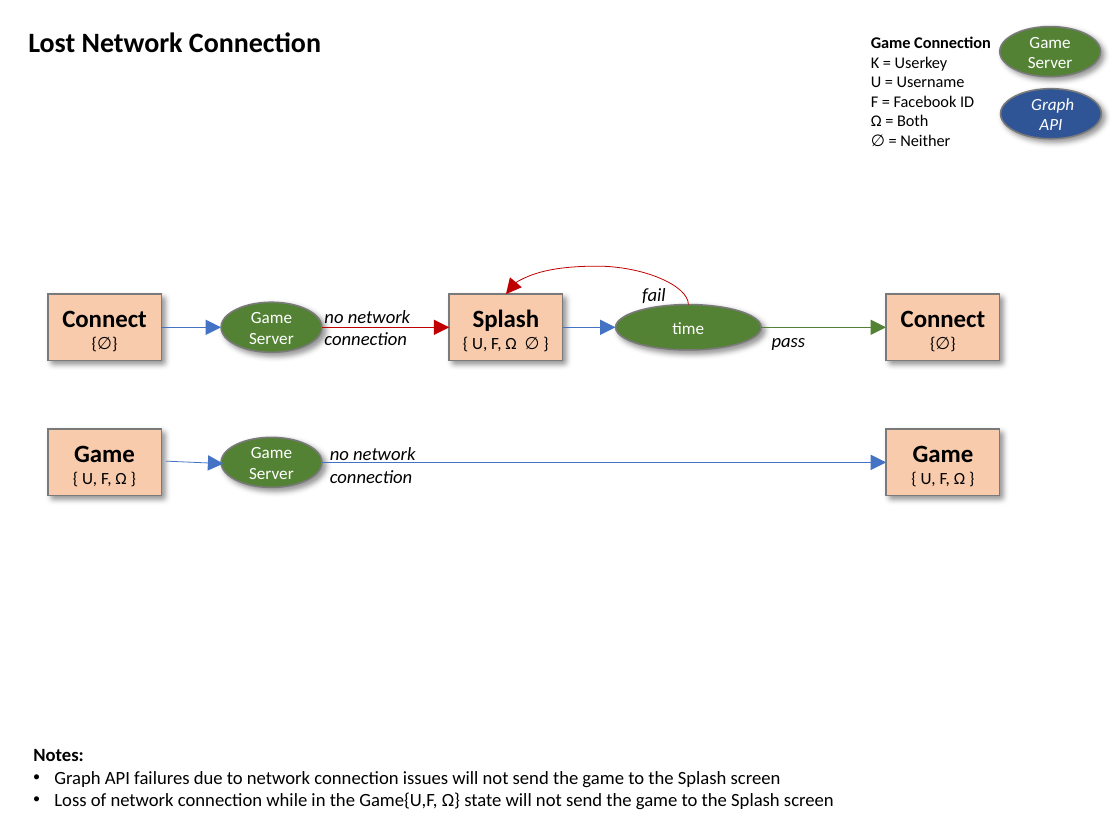
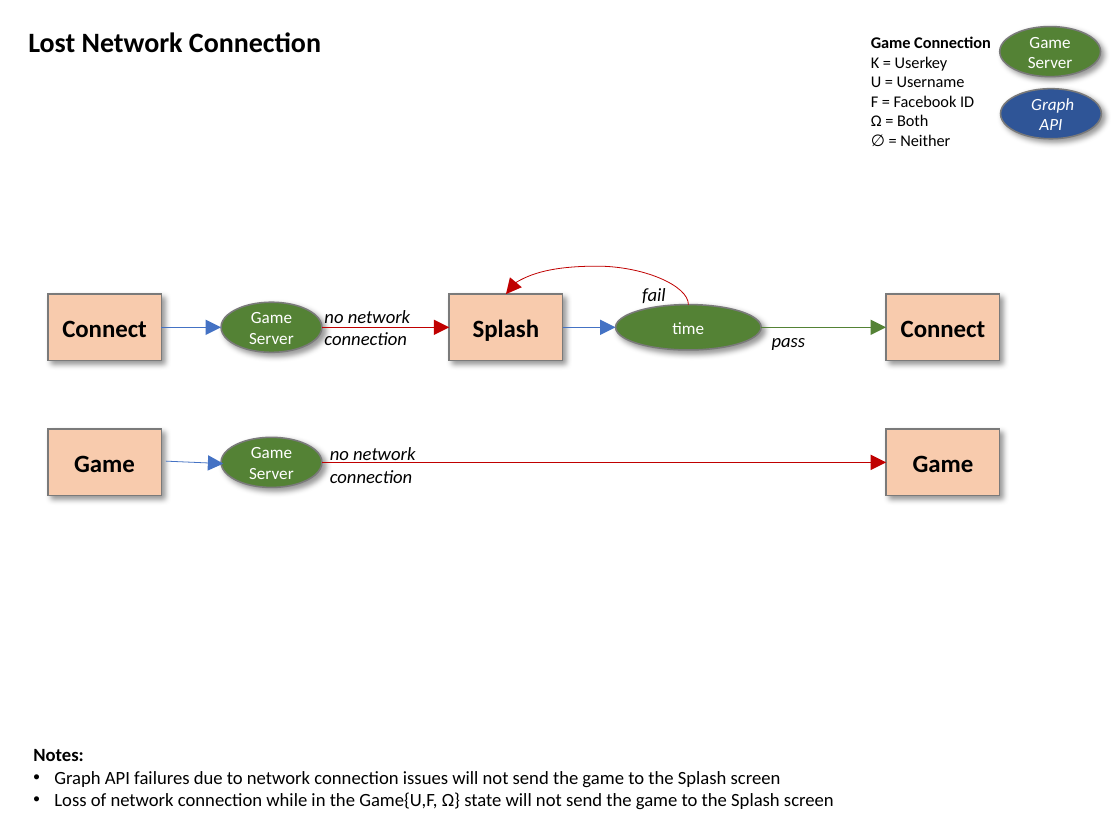
Before and after one commit to mikemayer67/TheGame, a slide deck: slide 7 of TheGameFlow.pptx (slide 8 before the commit). Drawn at 1120x840 pixels with LibreOffice and Linux fonts; fonts in the diff are those of the drawing. Boxes give left, top, right and bottom in pixels: in the first picture for what was removed or moved away, otherwise in the second. Text is boxed around its words. In the diff, an @@ line names an element or a change of style, - is before the commit and + after.

```diff
--- a/TheGameFlow.pptx
+++ b/TheGameFlow.pptx
@@ text in rectangle at (x1=62, y1=320, x2=147, y2=338): text changed @@
-Connect
-{∅}
+Connect
@@ text in rectangle at (x1=473, y1=319, x2=540, y2=341): text changed; size 11 to 16 pt; bold on @@
-Splash
-{ U, F, Ω ∅ }
+Splash
@@ text in rectangle at (x1=901, y1=320, x2=986, y2=338): text changed @@
-Connect
-{∅}
+Connect
@@ text in rectangle at (x1=74, y1=455, x2=135, y2=472): text changed; size 11 to 16 pt; bold on @@
-Game
-{ U, F, Ω }
+Game
@@ arrow (321, 463) - (886, 463): stroke #4472C4 0.5 pt to #C00000 0.5 pt @@
@@ text in rectangle at (x1=913, y1=455, x2=974, y2=473): text changed; size 11 to 16 pt; bold on @@
-Game
-{ U, F, Ω }
+Game
```
Also in this commit, not shown: 7 other slides changed, 1 slide removed, 33 other files.
